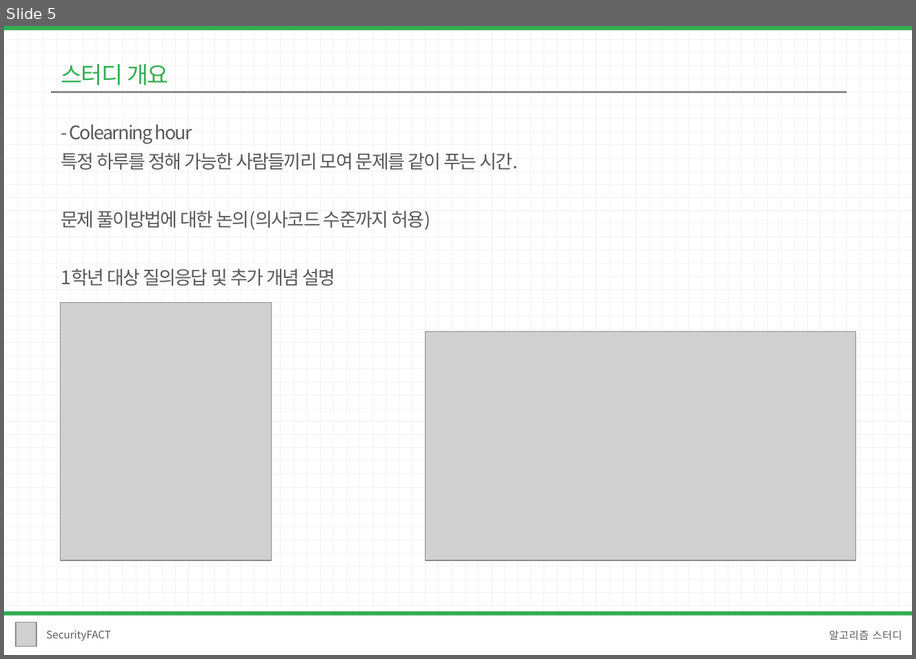
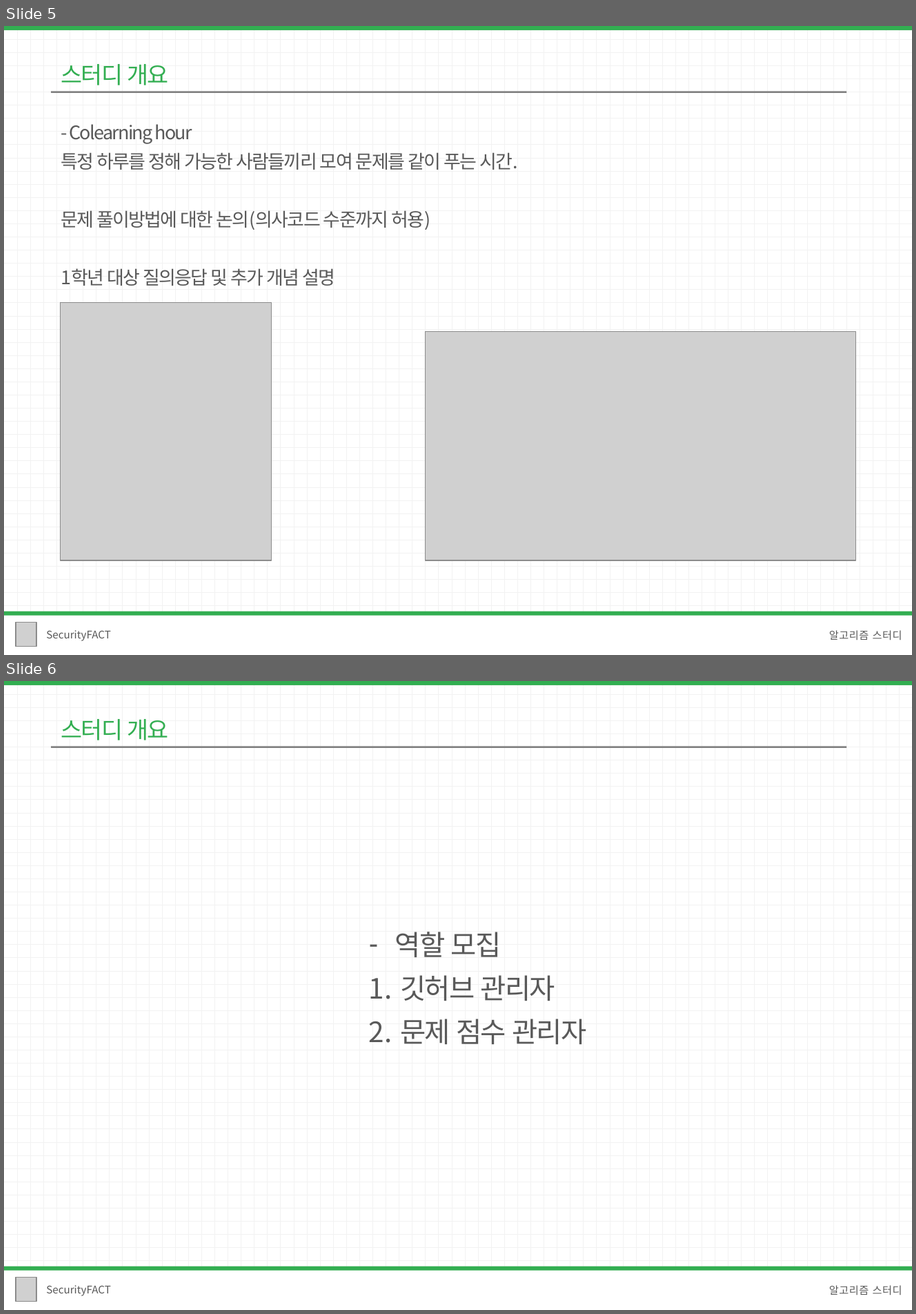
Before and after one commit to 1hk-star/Konkuk_SecurityFACT_Algorithm, a slide deck: 1주차/발표자료/스터디 개요 및 깃허브.pptx. Shown one above the other, each under a label of ours: slide 5 before the commit, slides 5 and 6 after it. The pictures are 916x659 and 916x1314 pixels, drawn with LibreOffice and Linux fonts; fonts in the diff are those of the drawing; grey boxes stand for pictures. Boxes give left, top, right and bottom in pixels: in the first picture for what was removed or moved away, otherwise in the second. Text is boxed around its words. In the diff, an @@ line names an element or a change of style, - is before the commit and + after.

```diff
--- a/1주차/발표자료/스터디 개요 및 깃허브.pptx
+++ b/1주차/발표자료/스터디 개요 및 깃허브.pptx
@@ slide 6 added at <box>4,681,912,1310</box>, background pattern #F2F2F2 on #FFFFFF @@
@@ rectangle added at <box>4,681,912,685</box>, fill #32AE51 @@
@@ text added at <box>61,719,170,740</box>, 20 pt, text #32AE51 @@
+스터디 개요
@@ rounded rectangle added at <box>51,747,846,748</box>, fill #808080 @@
@@ text added at <box>395,931,586,1045</box>, 24 pt, text #595959 @@
+– 역할 모집
+1. 깃허브 관리자
+2. 문제 점수 관리자
@@ rectangle added at <box>4,1266,912,1310</box>, fill #FFFFFF @@
@@ rectangle added at <box>4,1266,912,1270</box>, fill #32AE51 @@
@@ picture added at <box>16,1277,36,1301</box> @@
@@ text added at <box>46,1285,110,1296</box>, 9 pt, text #595959 @@
+SecurityFACT
@@ text added at <box>829,1285,902,1294</box>, 9 pt, text #595959 @@
+알고리즘 스터디
```
Also in this commit, not shown: 2 slides changed, 11 other slides added, 2 other files.
